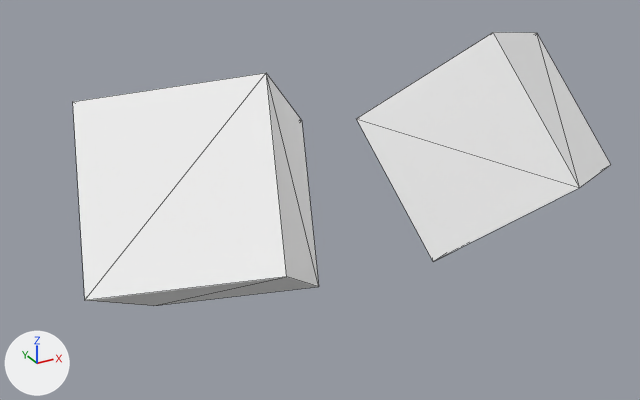
One commit to the FBX model build/0out.fbx: the scene before it, then after it.
Camera for both pictures: a 50 mm camera at (-1.58, -4.66, 1.94) aimed at (0.73, -0.47, -0.16). The axes (+X, +Y, +Z) are drawn at lower left. The lights are the same throughout. Mesh edges are drawn as thin lines. Where no turn or scale is listed for an object, it has been applied to the vertices.
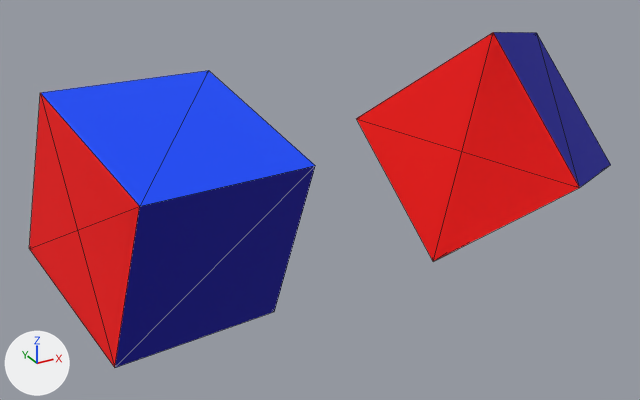
The newer file is also turned or shifted as a whole; pictures and numbers use the older file's frame.

Where the change shows, as pixel boxes (x1, y1, x2, y2) in the pictures (640 x 400 px):
'Box003', added: after (29, 70, 315, 368)
    faces in mat_6 (blue #00009b): (115, 166, 315, 368)
    faces in mat_4 (blue #0049ff): (41, 70, 315, 206)
    faces in mat_1 (red #ff0000): (29, 93, 140, 368)
'Box001', deleted: before (73, 73, 319, 306)
    faces in mat_3_001 (white #ffffff): (73, 73, 287, 300)
    faces in mat_2_001 (white #ffffff): (267, 74, 319, 287)
    faces in mat_1_001 (white #ffffff): (86, 277, 318, 306)
part 1 of me_box002, built on: (356, 32, 580, 261) in both
part 2 of me_box002, recoloured (white to blue): (494, 32, 611, 187) in both

Patch to the scene script:
```diff
--- a/build/0out.fbx.py
+++ b/build/0out.fbx.py
@@ mat_6 @@
+mat_6 = principled_material('6')
+mat_6.base_color = (0.0, 0.0, 0.329)  # blue #00009b
+mat_6.roughness = 0.859
@@ mat_2 @@
+mat_2 = principled_material('2')
+mat_2.base_color = (1.0, 0.988, 0.0)  # yellow #fffe00
+mat_2.roughness = 0.859
@@ mat_1 @@
+mat_1 = principled_material('1')
+mat_1.base_color = (1.0, 0.0, 0.0)  # red #ff0000
+mat_1.roughness = 0.859
@@ mat_4 @@
+mat_4 = principled_material('4')
+mat_4.base_color = (0.0, 0.0667, 1.0)  # blue #0049ff
+mat_4.roughness = 0.859
@@ mat_5 @@
+mat_5 = principled_material('5')
+mat_5.base_color = (0.545, 0.306, 0.0)  # yellow #c39600
+mat_5.roughness = 0.859
@@ me_box002 @@
 # used by ob_box002; location = (1.929, -0.5, 0.0)
-me_box002.from_pydata(...)  # 8 vertices, 12 faces; spans x -0.78..0.78, y -0.87..0.87, z -0.79..0.79
-me_box002.materials.append(mat_1_002)  # white #ffffff
-me_box002.materials.append(mat_2_002)  # white #ffffff
-me_box002.materials.append(mat_4_002)  # white #ffffff
-me_box002.materials.append(mat_cross_section_001)  # white #ffffff
+me_box002.from_pydata(...)  # 13 vertices, 17 faces; spans x -0.78..0.78, y -0.87..0.87, z -0.79..0.79
+# me_box002 part 1
+# 5 faces are deleted
+# 5 vertices are added at (-0.58, -0.27, -0.59), (0.24, 0.27, -0.79), (0.04, 0.87, -0.01), (-0.04, -0.87, 0.01), (-0.24, -0.27, 0.79)
+# 5 new faces join them, mat_1 (red #ff0000)
+# 1 new face joins them, mat_4 (blue #0049ff)
+# 4 new faces join them, mat_6 (blue #00009b)
+# me_box002 part 2: 2 faces spanning x -0.24..0.78, y -0.87..0.27, z -0.19..0.79 switch from mat_3_002 (white #ffffff) to mat_6 (blue #00009b)
+me_box002.materials.append(mat_1)  # red #ff0000
+me_box002.materials.append(mat_2)  # yellow #fffe00
+me_box002.materials.append(mat_4)  # blue #0049ff
+me_box002.materials.append(mat_5)  # yellow #c39600
@@ me_mesh_001 @@
+me_mesh_001.from_pydata([(-0.636, 0.504, -0.302), (0.341, 0.707, -0.366), (0.46, 0.437, 0.589), (-0.46, -0.437, -0.589), (0.517, -0.235, -0.654), (-0.341, -0.707, 0.366), (0.636, -0.504, 0.302), (-0.636, 0.504, -0.302), (0.341, 0.707, -0.366), (-0.517, 0.235, 0.654), (0.46, 0.437, 0.589), (-0.46, -0.437, -0.589), (-0.341, -0.707, 0.366)], [], [(3, 4, 6), (6, 5, 3), (0, 1, 4), (4, 3, 0), (1, 2, 6), (6, 4, 1), (5, 6, 2), (7, 9, 10), (10, 9, 12), (9, 7, 11), (11, 12, 9), (5, 2, 1), (5, 1, 0), (5, 0, 3), (10, 12, 11), (10, 11, 7), (10, 7, 8)])
+for i in [4, 5]: me_mesh_001.polygons[i].material_index = 1
+for i in [6, 8]: me_mesh_001.polygons[i].material_index = 2
+for i in [2, 3]: me_mesh_001.polygons[i].material_index = 3
+for i in [0, 1, 11, 12, 14, 15]: me_mesh_001.polygons[i].material_index = 4
+me_mesh_001.materials.append(mat_1)  # red #ff0000
+me_mesh_001.materials.append(mat_2)  # yellow #fffe00
+me_mesh_001.materials.append(mat_4)  # blue #0049ff
+me_mesh_001.materials.append(mat_5)  # yellow #c39600
+me_mesh_001.materials.append(mat_6)  # blue #00009b
@@ ob_box001 @@
-ob_box001 = bpy.data.objects.new('Box001', me_box001)
-ob_box001.location = (0.0, -0.5, 0.0)
@@ ob_box003 @@
+ob_box003 = bpy.data.objects.new('Box003', me_mesh_001)
+ob_box003.location = (-0.226, -0.5, 0.0)
```
